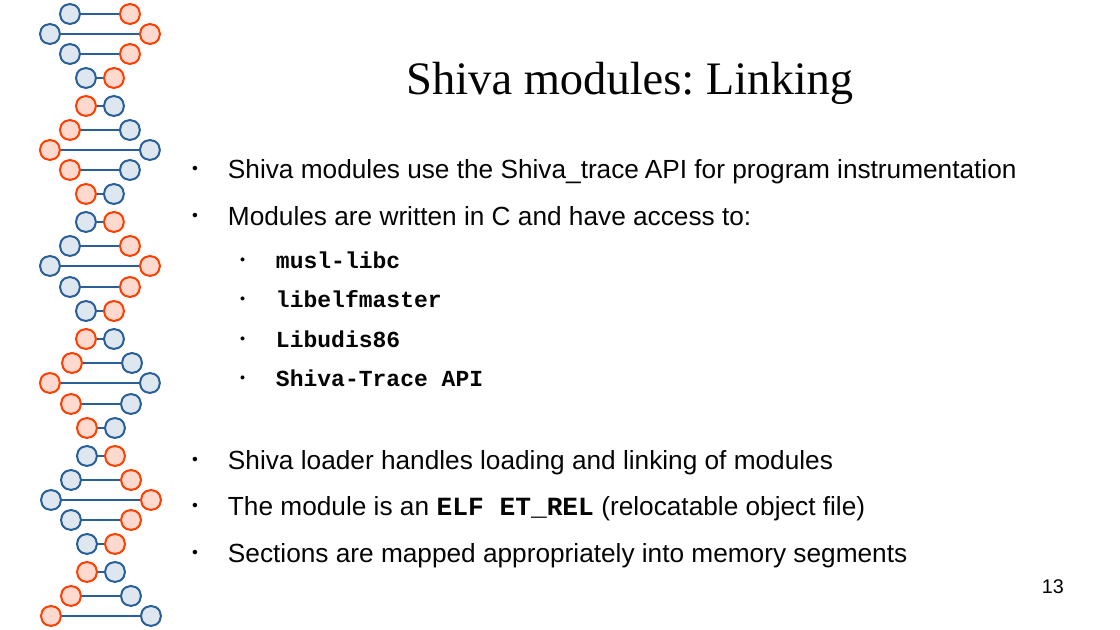
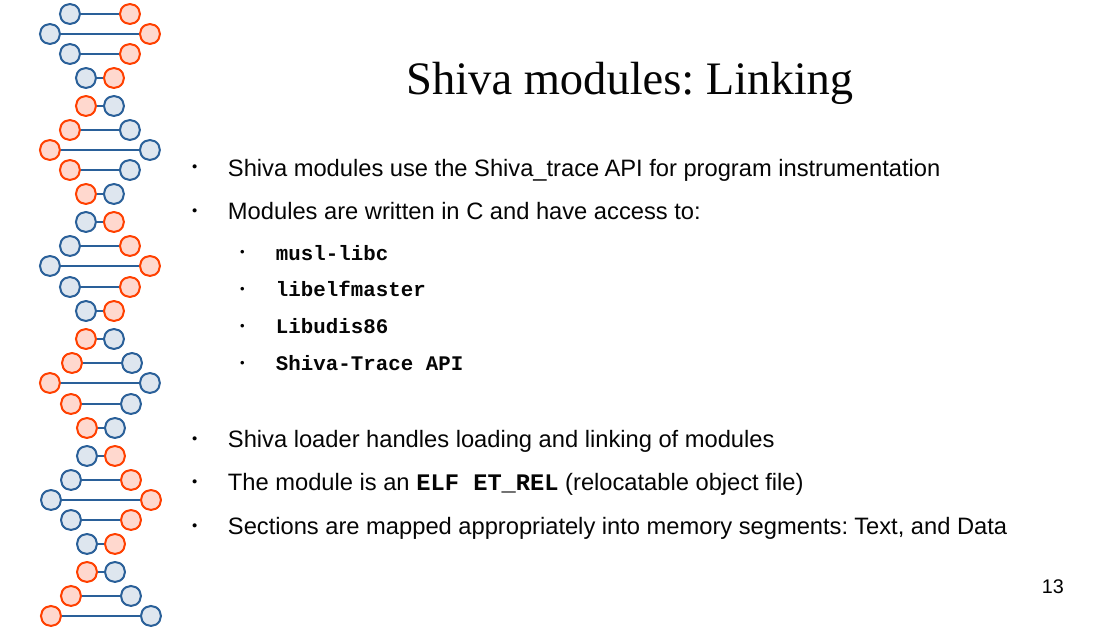
Before and after one commit to advanced-microcode-patching/shiva, a slide deck: slide 13 of presentation/shiva_runtime.odp. Drawn at 1120x630 pixels with LibreOffice and Linux fonts; fonts in the diff are those of the drawing. Boxes give left, top, right and bottom in pixels: in the first picture for what was removed or moved away, otherwise in the second. Text is boxed around its words. In the diff, an @@ line names an element or a change of style, - is before the commit and + after.

```diff
--- a/presentation/shiva_runtime.odp
+++ b/presentation/shiva_runtime.odp
@@ text at <box>228,158,940,495</box>: size 18.6 to 16.8 pt in "Shiva modules use the Shiva_trace API for ...", "Modules are written in C and have ...", "Shiva loader handles loading and linking of ...", "The module is an ELF ET_REL (relocatable ..."; size 16.3 to 14.7 pt in "musl-libc", "libelfmaster", "Libudis86", "Shiva-Trace API" @@
@@ text at <box>228,516,1007,539</box>: text changed; size 18.6 to 16.8 pt @@
-● Sections are mapped appropriately into memory segments
+● Sections are mapped appropriately into memory segments: Text, and Data
```
Also in this commit, not shown: 2 other slides changed, 1 other file.
